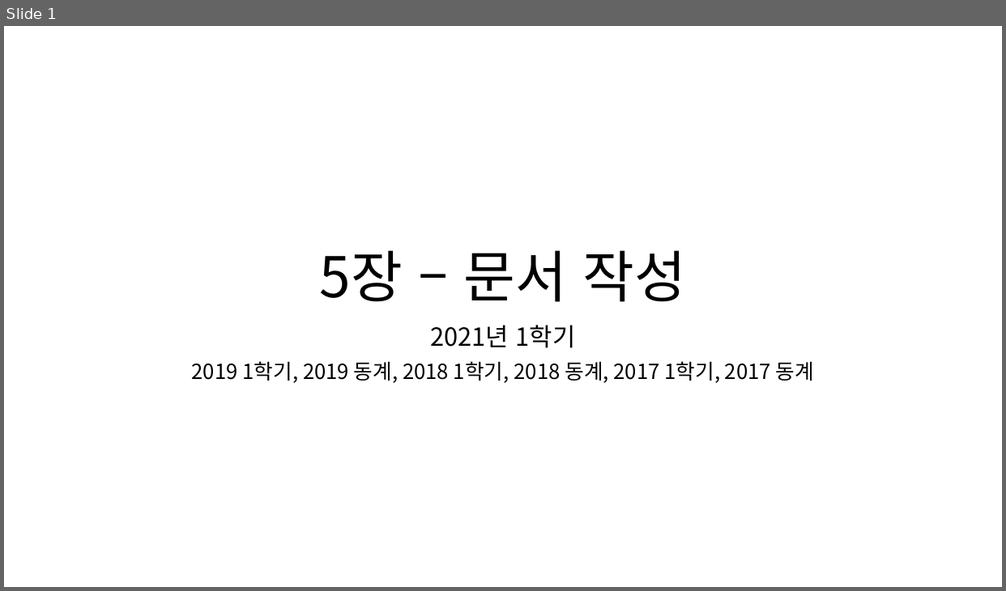
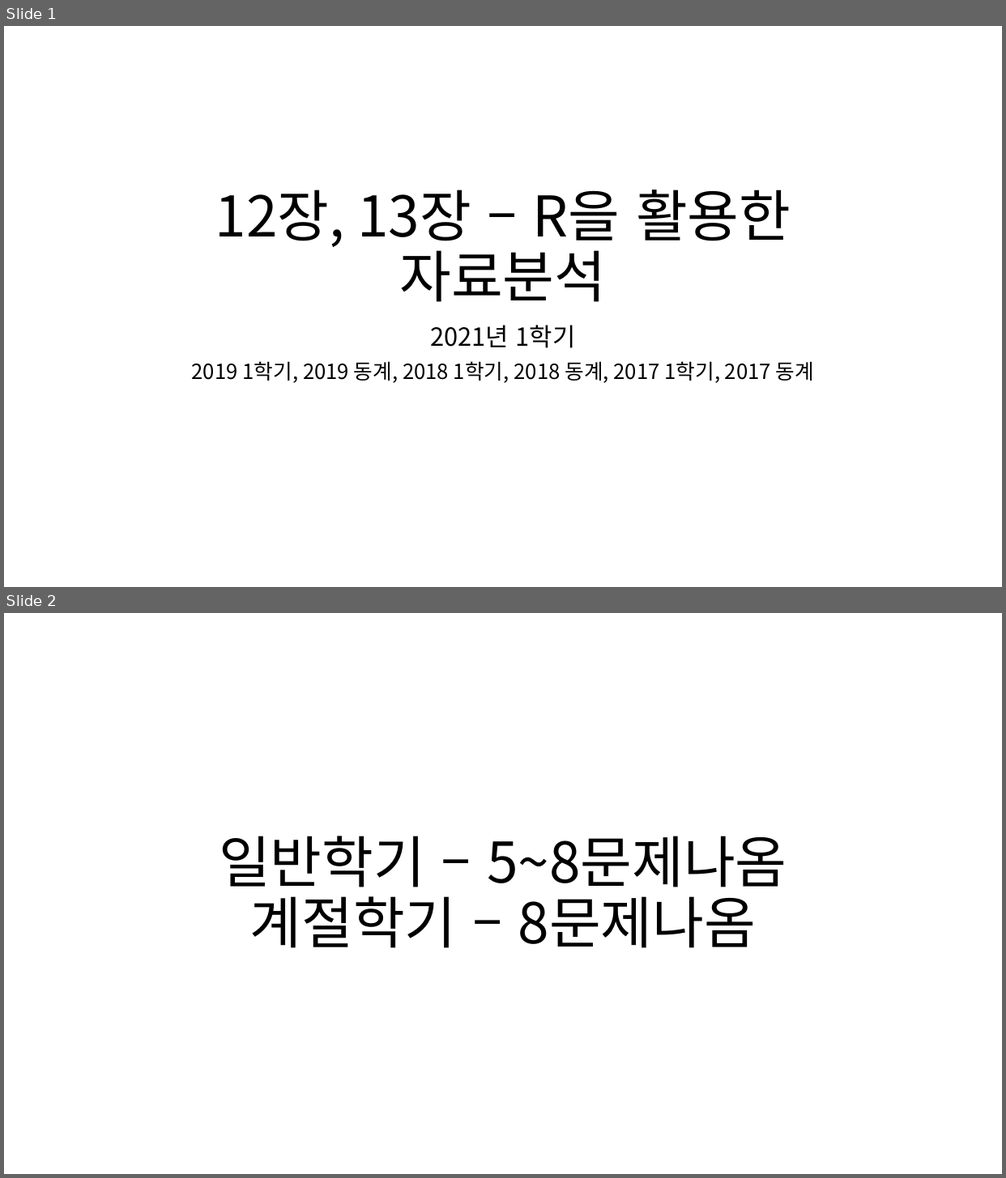
Before and after one commit to kukaro/Introduction-Data-Processing, a slide deck: sample-question/5장 – 문서 작성.pptx. Shown one above the other, each under a label of ours: slide 1 before the commit, slides 1 and 2 after it. The pictures are 1006x591 and 1006x1178 pixels, drawn with LibreOffice and Linux fonts; fonts in the diff are those of the drawing. Boxes give left, top, right and bottom in pixels: in the first picture for what was removed or moved away, otherwise in the second. Text is boxed around its words. In the diff, an @@ line names an element or a change of style, - is before the commit and + after.

```diff
--- a/sample-question/5장 – 문서 작성.pptx
+++ b/sample-question/5장 – 문서 작성.pptx
@@ slide 2 added at (4, 613, 1002, 1174), background #FFFFFF @@
@@ title added at (219, 836, 786, 948), 54 pt, text #000000 @@
+일반학기 – 5~8문제나옴
+계절학기 – 8문제나옴
@@ slide 1 changed as well @@
@@ title at (215, 190, 791, 302): text changed @@
-5장 – 문서 작성
+12장, 13장 – R을 활용한 자료분석
```
Also in this commit, not shown: 4 other slides changed, 9 other slides added, 4 slides removed, 1 other file.
